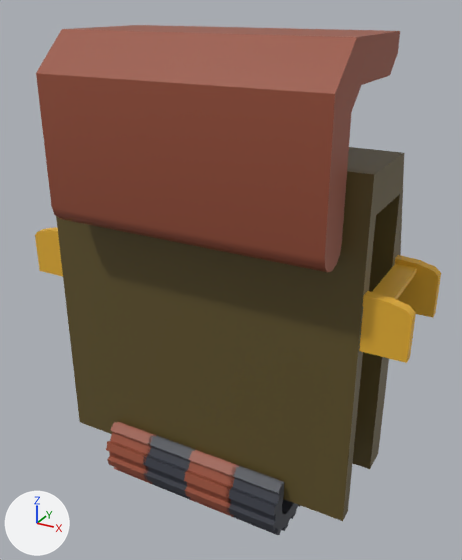
Renders of the glTF model 3D Models/flagstone.glb from each side of a commit.
Before and after are seen from a camera (50 mm lens) standing at (-0.3, -1.86, 2.27) and looking at (-1.68, 0.64, 1.02). Every picture has the same lights, and +X, +Y and +Z are marked at lower left. The first picture is the older version. Where no turn or scale is listed for an object, it has been applied to the vertices. Vertices at exactly the same position are counted once.

Names of what the first picture shows: 'mergedBlocks(Clone)'.
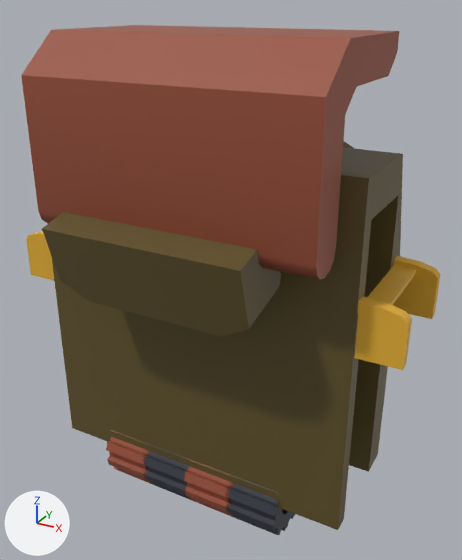
Location of each change, (x1, y1, x2, y2) in pixels of the pictures (462 x 560 px; the box of a moved part takes in the faces that stretch with it):
'mergedBlocks(Clone)', reshaped: before (35, 25, 441, 535); after (21, 25, 441, 535)
part 1 of me_instance, moved or reshaped: before (36, 25, 400, 272); after (21, 25, 399, 280)
part 2 of me_instance, moved or reshaped: before (35, 227, 441, 363); after (26, 231, 441, 370)
part 3 of me_instance, added (brown): after (42, 141, 355, 337)
part 4 of me_instance, moved or reshaped: before (56, 147, 404, 521); after (52, 147, 403, 530)

Diff of the bpy script that builds the scene:
```diff
--- a/3D Models/flagstone.glb.py
+++ b/3D Models/flagstone.glb.py
@@ me_instance @@
 # used by ob_mergedblocks_clone; location = (0.0, 0.0, 0.0)
-me_instance.from_pydata(...)  # 1750 vertices, 3722 faces; spans x -2.7..-0.75, y 0.2..1.2, z -0.19..2.15
+me_instance.from_pydata(...)  # 1708 vertices, 3642 faces; spans x -2.7..-0.75, y -0.02..1.2, z -0.19..2.15
+# me_instance part 1: the loose piece of 28 vertices spanning x -2.36..-1.05, y 0.2..0.92, z 1.33..2.15 is scaled about its middle by (1, 1.1, 1), then moved by (0.0, -0.05, 0.0)
+# me_instance part 2: the loose piece of 68 vertices spanning x -2.7..-0.75, y 0.4..0.9, z 0.95..1.2 is scaled about its middle by (1, 1.1, 1), then moved by (0.0, -0.04, 0.0)
+# me_instance part 3: a new loose piece of 42 vertices spanning x -2.32..-1.17, y -0.02..1.03, z 1.05..1.7, in mat_flagstone
+# me_instance part 4
+# 16 vertices in x -2.53..-0.95, y 0.81, z 0.04..1.69 move by (0.0, -0.03, 0.0)
+# 12 vertices in x -2.53..-0.95, y 0.95, z 0.04..1.16 move by (0.0, -0.01, 0.0)
+# 8 vertices in x -2.53..-0.95, y 0.47, z 0.04..1.69 move by (0.0, -0.06, 0.0)
+# 4 vertices in x -2.53..-0.95, y 0.4, z 0.04..1.69 move by (0.0, -0.07, 0.0)
+# other edits to the shape of me_instance do not show in these pictures
 me_instance.materials.append(mat_flagstone)
```
